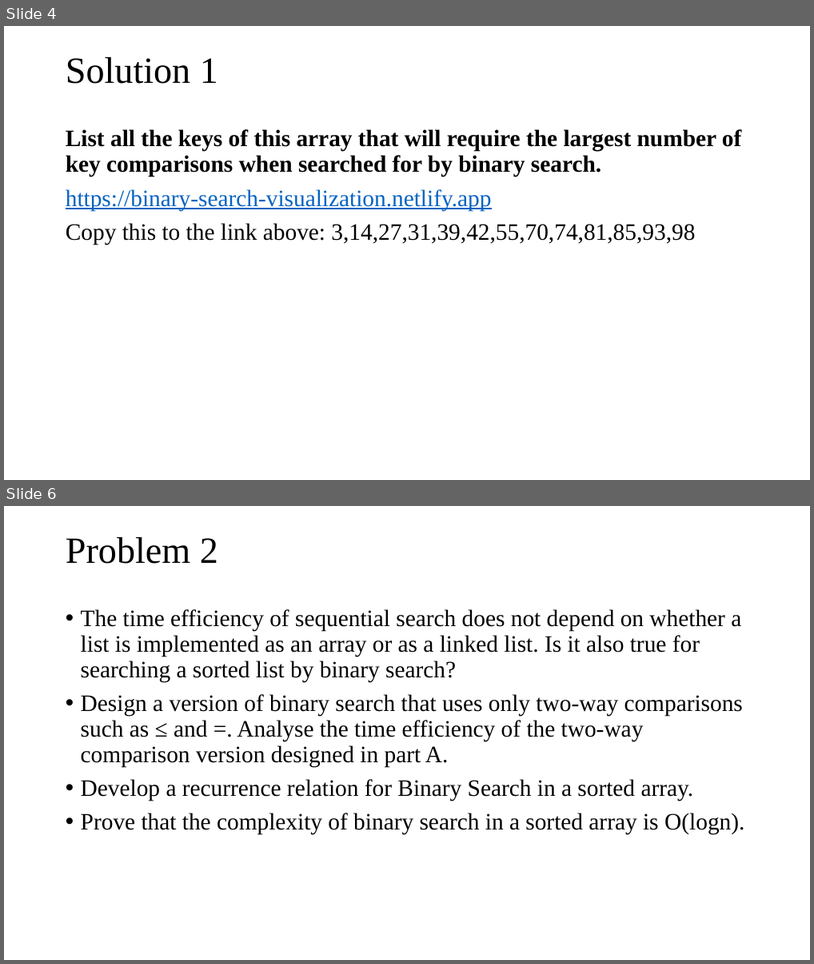
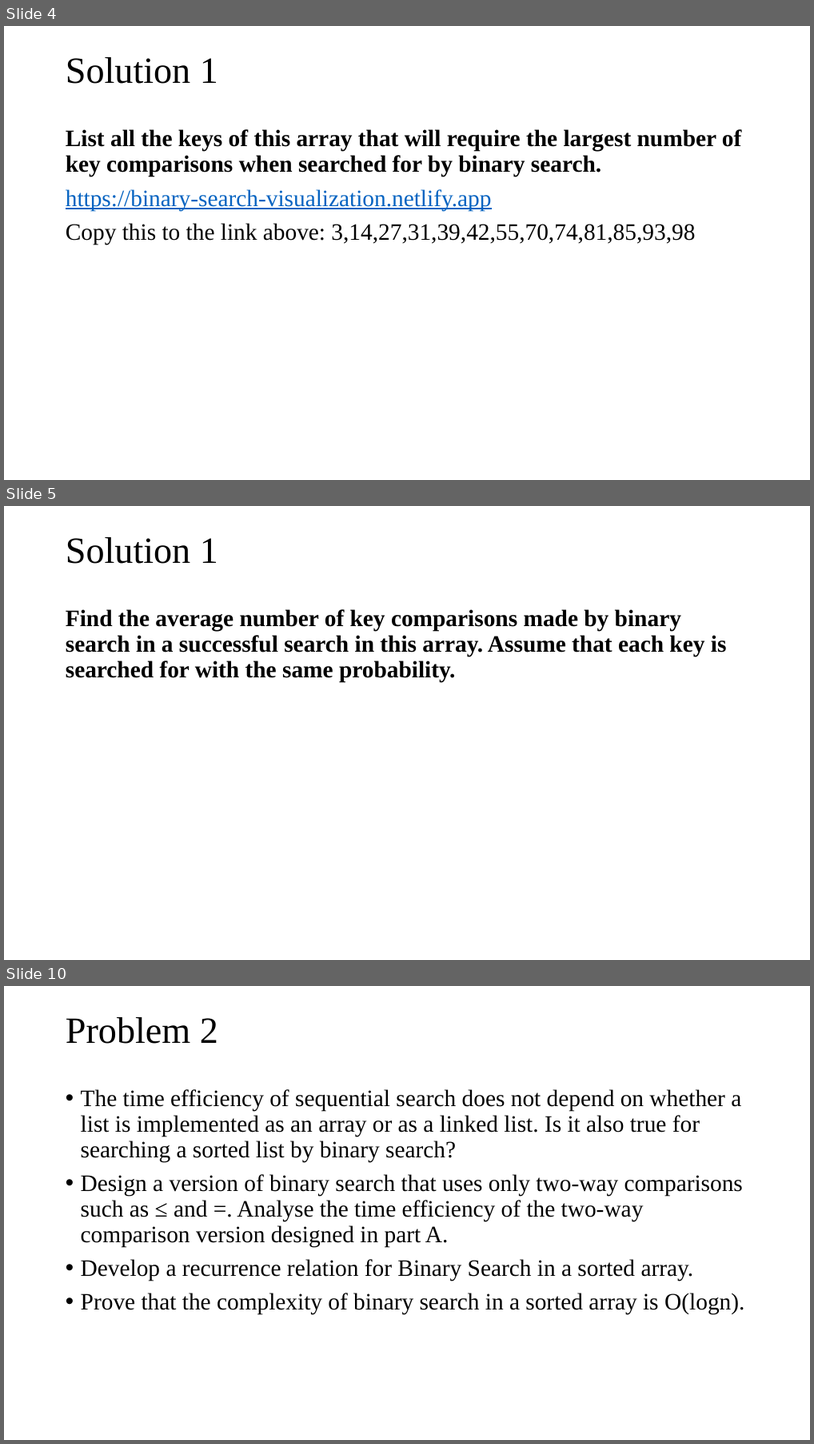
Before and after one commit to tamlhp/2801ict-public, a slide deck: week-7&8/problem-set/2801ict-week7&8.pptx. Shown one above the other, each under a label of ours: slides 4 and 6 before the commit, slides 4, 5 and 10 after it; the slides between them are not shown. The pictures are 814x964 and 814x1444 pixels, drawn with LibreOffice and Linux fonts; fonts in the diff are those of the drawing. Boxes give left, top, right and bottom in pixels: in the first picture for what was removed or moved away, otherwise in the second. Text is boxed around its words. In the diff, an @@ line names an element or a change of style, - is before the commit and + after.

```diff
--- a/week-7&8/problem-set/2801ict-week7&8.pptx
+++ b/week-7&8/problem-set/2801ict-week7&8.pptx
@@ slide 5 added at <box>4,506,810,960</box>, background #FFFFFF @@
@@ title added at <box>66,537,218,564</box>, 44 pt, text #000000 @@
+Solution 1
@@ text added at <box>66,609,727,682</box>, 28 pt, text #000000, bold @@
+Find the average number of key comparisons made by binary search in a successful search in this array. Assume that each key is searched for with the same probability.
@@ what was slide 6 is now slide 10 @@
```
Also in this commit, not shown: 3 slides changed, 4 other slides added, 1 slide removed.
